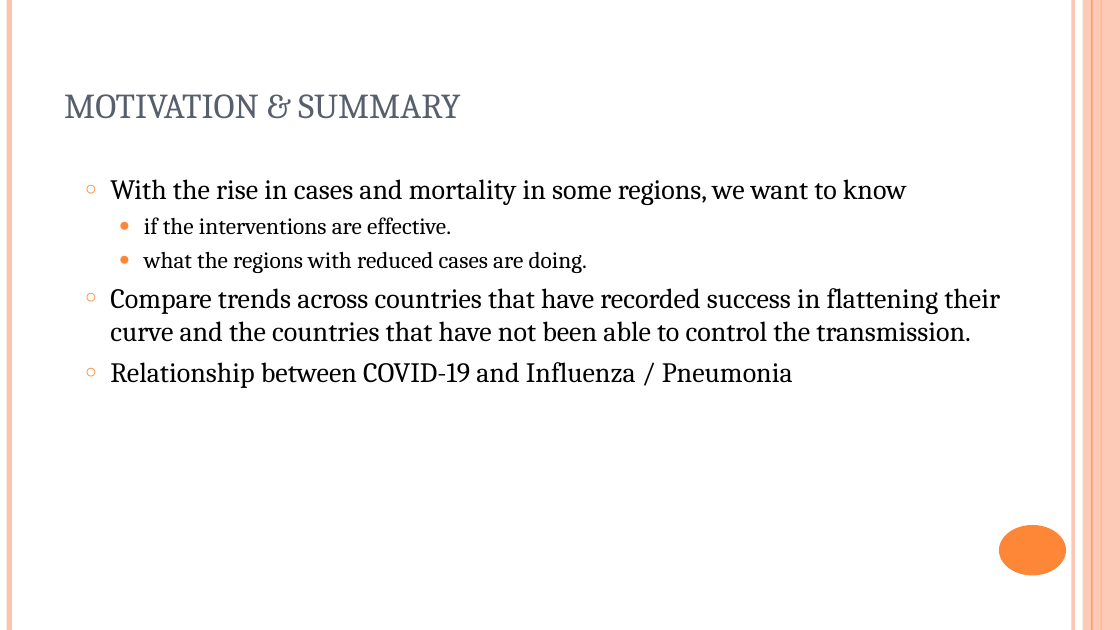
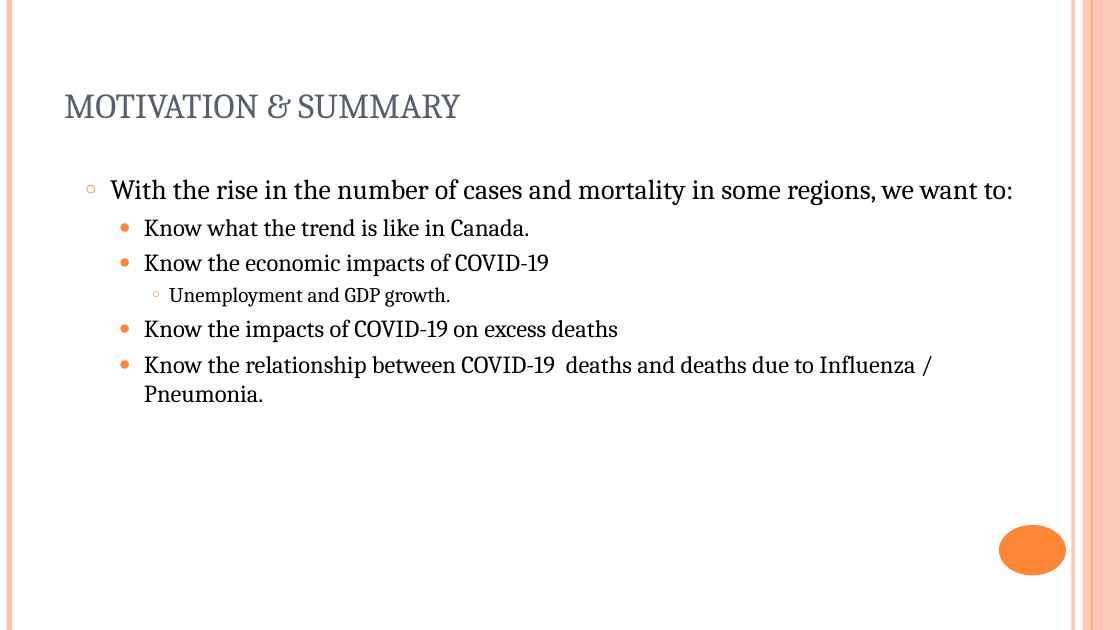
Before and after one commit to BunmiOlakanmi/Project, a slide deck: slide 4 of COVID-19 - analysis.ppt (slide 5 before the commit). Drawn at 1120x630 pixels with LibreOffice and Linux fonts; fonts in the diff are those of the drawing. Boxes give left, top, right and bottom in pixels: in the first picture for what was removed or moved away, otherwise in the second. Text is boxed around its words. In the diff, an @@ line names an element or a change of style, - is before the commit and + after.

```diff
--- a/COVID-19 - analysis.ppt
+++ b/COVID-19 - analysis.ppt
@@ text at [110,179,1014,402]: text changed; size 24 to 21 pt @@
-○ With the rise in cases and mortality in some regions, we want to know
-  ● if the interventions are effective.
-  ● what the regions with reduced cases are doing.
-○ Compare trends across countries that have recorded success in flattening their curve and the countries that have not been able to control the transmission.
-○ Relationship between COVID-19 and Influenza / Pneumonia
+○ With the rise in the number of cases and mortality in some regions, we want to:
+  ● Know what the trend is like in Canada.
+  ● Know the economic impacts of COVID-19
+    ○ Unemployment and GDP growth.
+  ● Know the impacts of COVID-19 on excess deaths
+  ● Know the relationship between COVID-19 deaths and deaths due to Influenza / Pneumonia.
```
Also in this commit, not shown: 7 other slides changed, 9 slides added, 5 slides removed, 1 other file.
